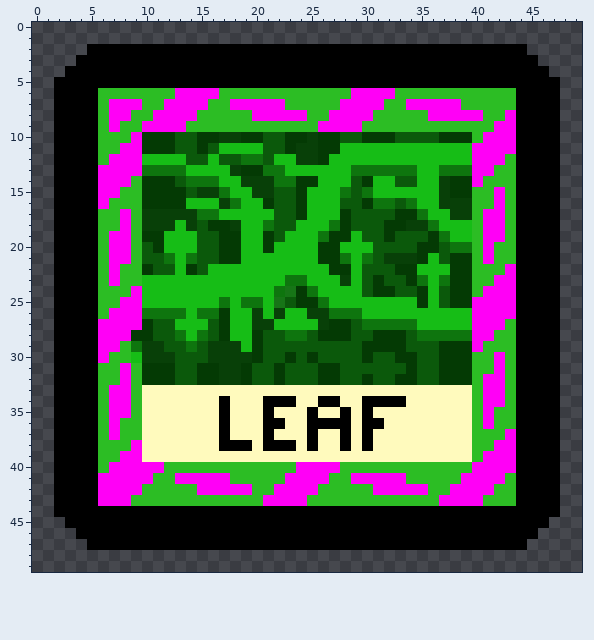
Pixel-art sprite, stored at src/assets/images/leaf.png. That is the earlier state.
The file is 50x50 pixels.
Now the later version:
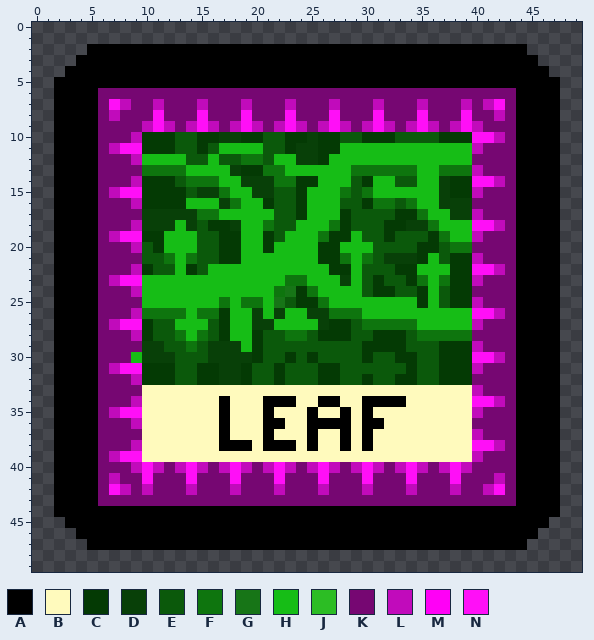
Palette (. is transparent): A #000000  B #fffabd  C #043a04  D #084008  E #0b590b  F #0e750e  G #177517  H #16bd16  J #2cbd24  K #760772  L #c10bbb  M #ff00f6  N #ff0ff7
What changed:
Changed rows in their new state; - is an unchanged pixel.
first column x 6:
 6 KKKKKKKKKKKKKKKKKKKKKKKKKKKKKKKKKKKKKK
 7 KNLKKLKKKLKKKLKKKLKKKLKKKLKKKLKKKLKLNK
 8 KLKKKNKKKNKKKNKKKNKKKNKKKNKKKNKKKNKKLK
 9 KKKKLNLKLNLKLNLKLNLKLNLKLNLKLNLKLNLKKK
10 KKKL------------------------------NNLK
11 KLNN------------------------------LKKK
12 KKKL------------------------------KKKK
13 KKKK------------------------------LKKK
14 KKKL------------------------------NNLK
15 KLNN------------------------------LKKK
16 KKKL------------------------------KKKK
17 KKKK------------------------------LKKK
18 KKKL------------------------------NNLK
19 KLNN------------------------------LKKK
20 KKKL------------------------------KKKK
21 KKKK------------------------------LKKK
22 KKKL------------------------------NNLK
23 KLNN------------------------------LKKK
24 KKKL------------------------------KKKK
25 KKKK------------------------------LKKK
26 KKKL------------------------------NNLK
27 KLNN------------------------------LKKK
28 KKKL------------------------------KKKK
29 KKKK------------------------------LKKK
30 KKK-------------------------------NNLK
31 KLNN------------------------------LKKK
32 KKKL------------------------------KKKK
33 KKKK------------------------------LKKK
34 KKKL------------------------------NNLK
35 KLNN------------------------------LKKK
36 KKKL------------------------------KKKK
37 KKKK------------------------------LKKK
38 KKKL------------------------------NNLK
39 KLNN------------------------------LKKK
40 KKKLNLKLNLKLNLKLNLKLNLKLNLKLNLKLNLKKKK
41 KLKKNKKKNKKKNKKKNKKKNKKKNKKKNKKKNKKKLK
42 KNLKLKKKLKKKLKKKLKKKLKKKLKKKLKKKLKKLNK
43 KKKKKKKKKKKKKKKKKKKKKKKKKKKKKKKKKKKKKK
Boxes around the changes in both pictures, in picture pixels (x1, y1, x2, y2):
changed: (98, 88, 516, 506)
